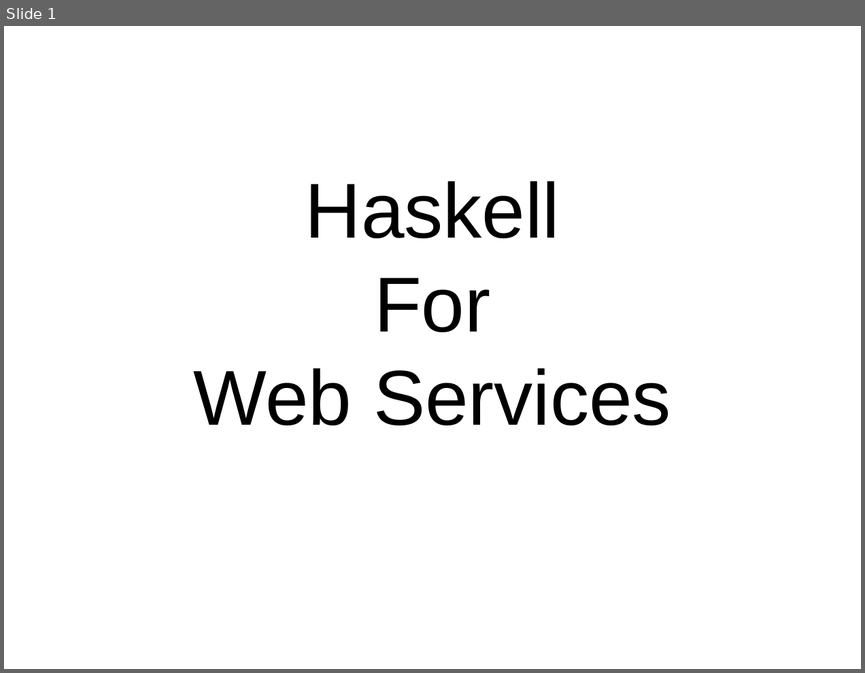
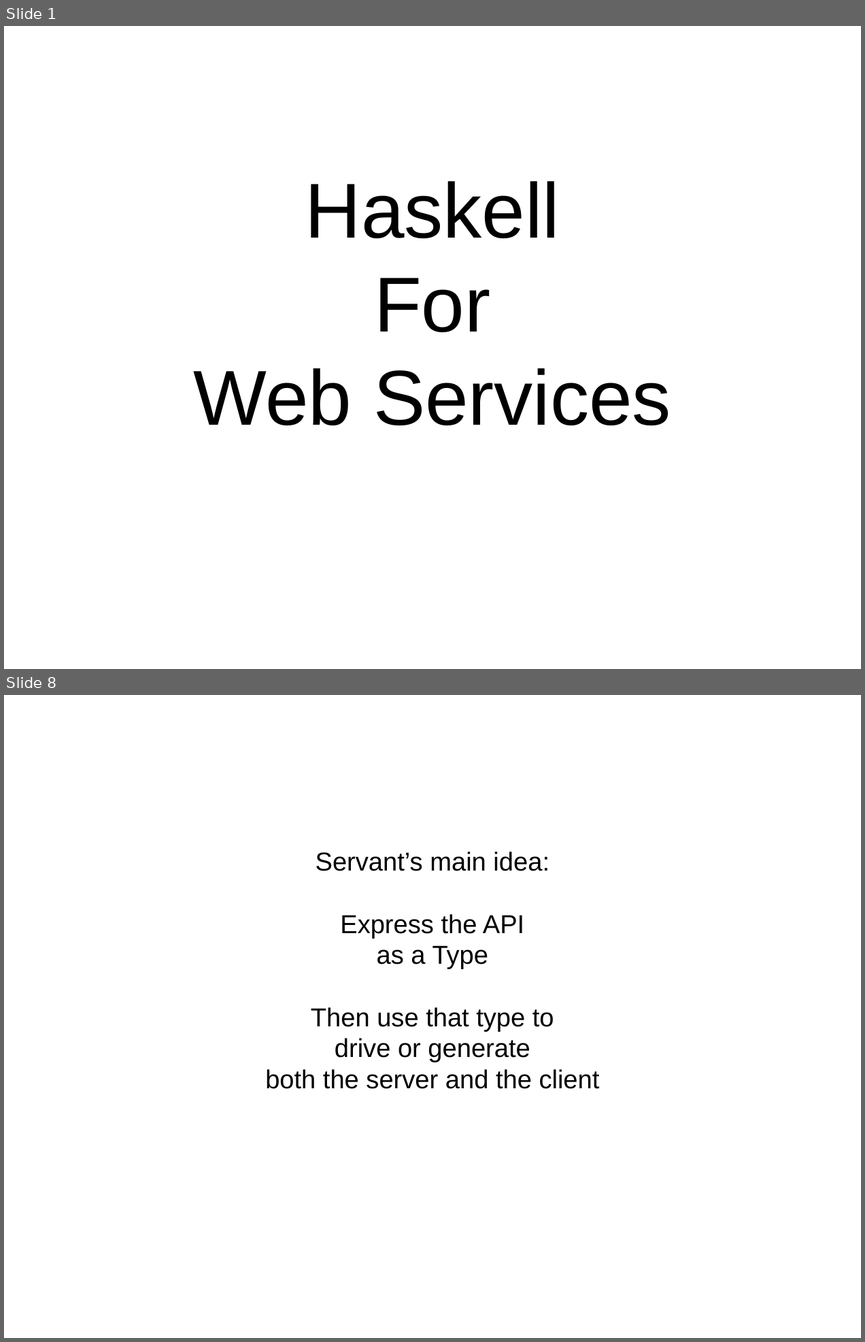
Before and after one commit to bhurt/presentations, a slide deck: webserve.odp. Shown one above the other, each under a label of ours: slide 1 before the commit, slides 1 and 8 after it; the slides between them are not shown. The pictures are 865x673 and 865x1342 pixels, drawn with LibreOffice and Linux fonts; fonts in the diff are those of the drawing. Boxes give left, top, right and bottom in pixels: in the first picture for what was removed or moved away, otherwise in the second. Text is boxed around its words. In the diff, an @@ line names an element or a change of style, - is before the commit and + after.

```diff
--- a/webserve.odp
+++ b/webserve.odp
@@ slide 8 added at (x1=4, y1=695, x2=861, y2=1338), background #FFFFFF @@
@@ subtitle added at (x1=265, y1=851, x2=600, y2=1089), 24 pt, text #000000 @@
+Servant’s main idea:
+Express the API
+as a Type
+Then use that type to
+drive or generate
+both the server and the client
```
Also in this commit, not shown: 1 slide changed, 67 other slides added.
